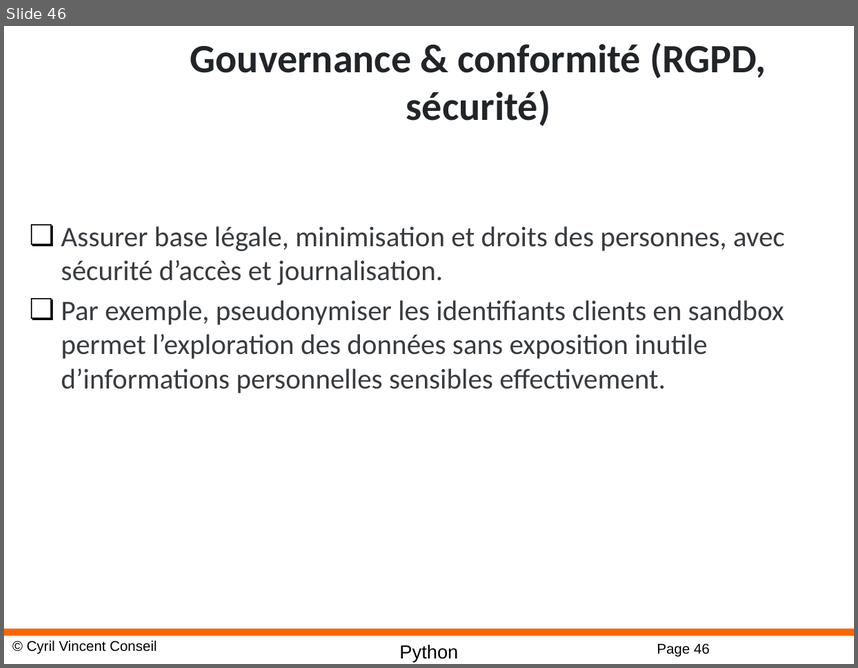
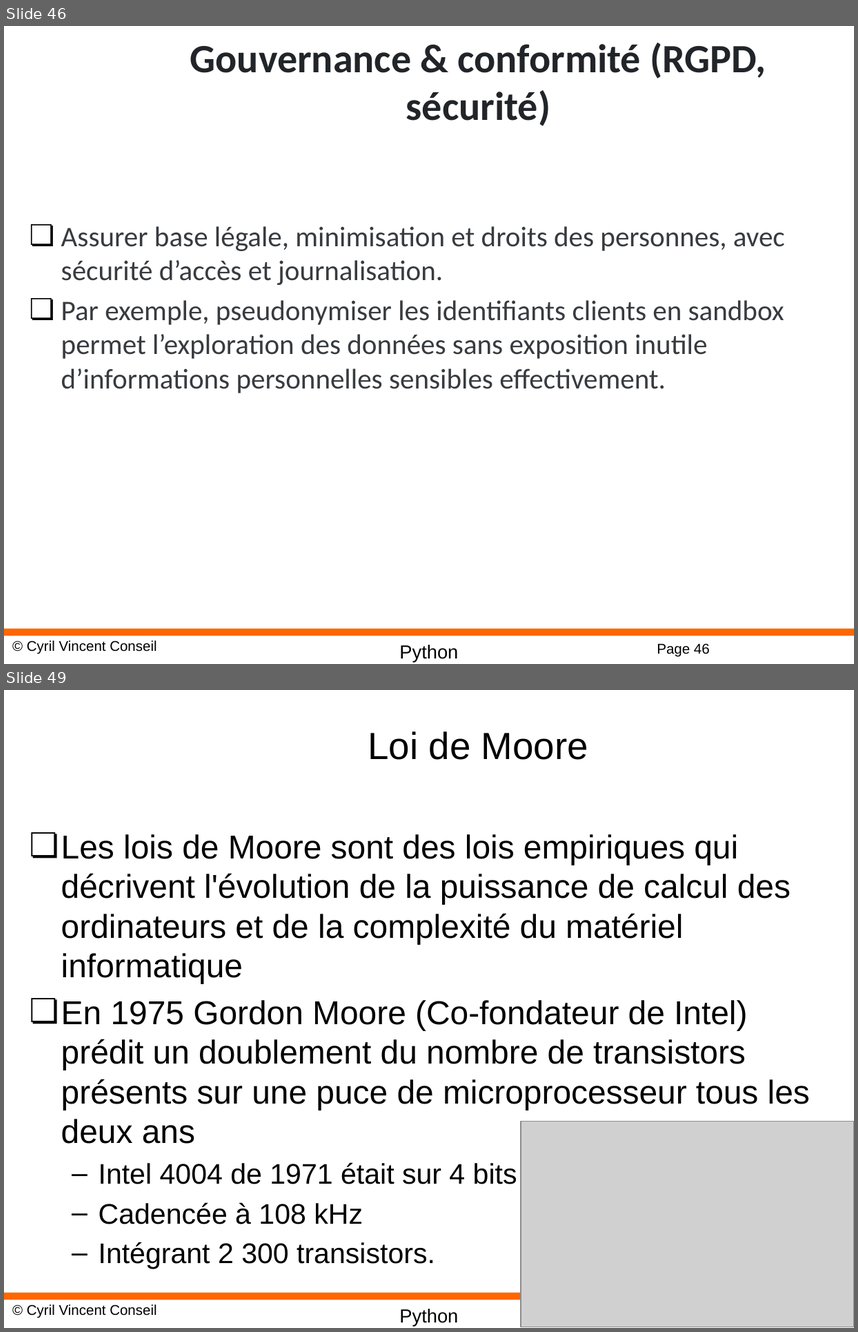
Before and after one commit to cyrilvincent/AI, a slide deck: AI02-DataScience.pptx. Shown one above the other, each under a label of ours: slide 46 before the commit, slides 46 and 49 after it; the slides between them are not shown. The pictures are 858x668 and 858x1332 pixels, drawn with LibreOffice and Linux fonts; fonts in the diff are those of the drawing; grey boxes stand for pictures; background and template pictures are left out. Boxes give left, top, right and bottom in pixels: in the first picture for what was removed or moved away, otherwise in the second. Text is boxed around its words. In the diff, an @@ line names an element or a change of style, - is before the commit and + after.

```diff
--- a/AI02-DataScience.pptx
+++ b/AI02-DataScience.pptx
@@ slide 49 added at (x1=4, y1=690, x2=854, y2=1328), background #FFFFFF; not listed: 3 template elements that a slide beside it also shows @@
@@ title added at (x1=368, y1=731, x2=588, y2=760), 32 pt, text #000000 @@
+Loi de Moore
@@ text added at (x1=61, y1=834, x2=810, y2=1268), 28 pt, text #000000 @@
+❏ Les lois de Moore sont des lois empiriques qui décrivent l'évolution de la puissance de calcul des ordinateurs et de la complexité du matériel informatique
+❏ En 1975 Gordon Moore (Co-fondateur de Intel) prédit un doublement du nombre de transistors présents sur une puce de microprocesseur tous les deux ans
+  – Intel 4004 de 1971 était sur 4 bits
+  – Cadencée à 108 kHz
+  – Intégrant 2 300 transistors.
@@ picture added at (x1=521, y1=1121, x2=854, y2=1327) @@
```
Also in this commit, not shown: 7 other slides added, 11 other files.
